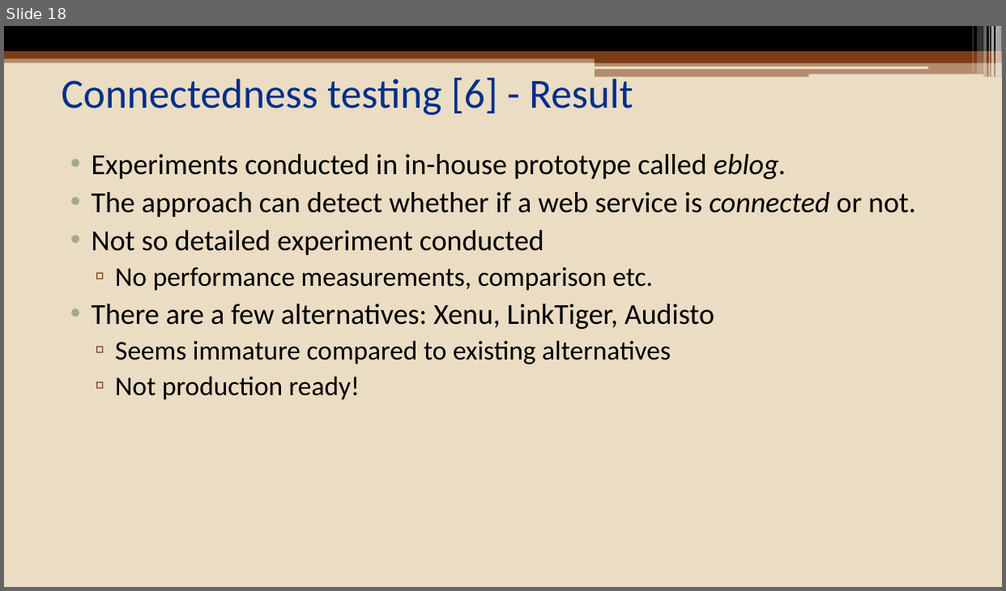
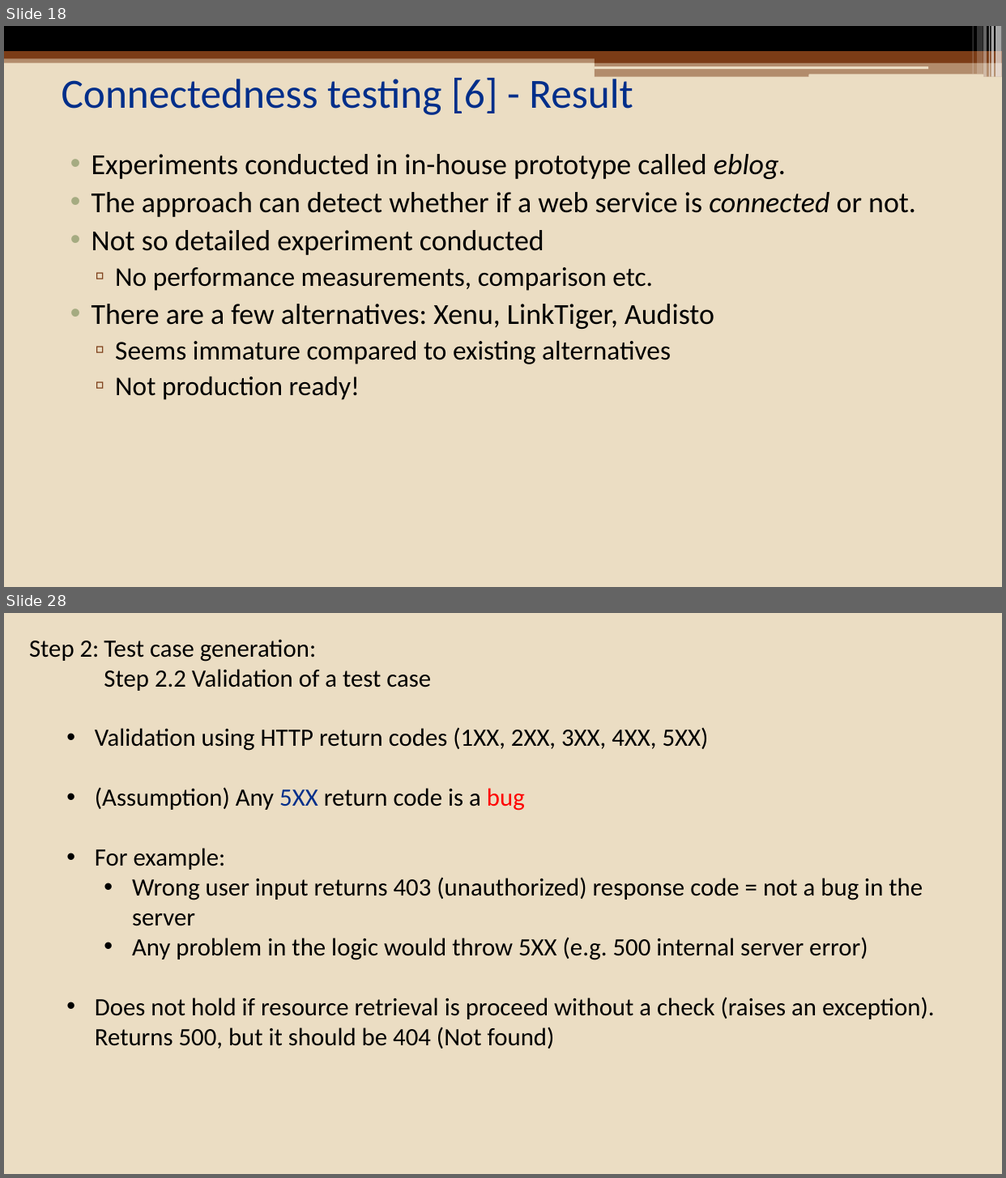
Before and after one commit to eozer/cinco_seminar, a slide deck: presentation/cinco_presentation.pptx. Shown one above the other, each under a label of ours: slide 18 before the commit, slides 18 and 28 after it; the slides between them are not shown. The pictures are 1006x591 and 1006x1178 pixels, drawn with LibreOffice and Linux fonts; fonts in the diff are those of the drawing. Boxes give left, top, right and bottom in pixels: in the first picture for what was removed or moved away, otherwise in the second. Text is boxed around its words. In the diff, an @@ line names an element or a change of style, - is before the commit and + after.

```diff
--- a/presentation/cinco_presentation.pptx
+++ b/presentation/cinco_presentation.pptx
@@ slide 28 added at [4,613,1002,1174], background #EBDDC3 @@
@@ text added at [29,639,935,1049], 24 pt, text #000000 @@
+Step 2: Test case generation:
+Step 2.2 Validation of a test case
+  • Validation using HTTP return codes (1XX, 2XX, 3XX, 4XX, 5XX)
+  • (Assumption) Any 5XX return code is a bug
+  • For example:
+    • Wrong user input returns 403 (unauthorized) response code = not a bug in the server
+    • Any problem in the logic would throw 5XX (e.g. 500 internal server error)
+  • Does not hold if resource retrieval is proceed without a check (raises an exception). Returns 500, but it should be 404 (Not found)
```
Also in this commit, not shown: 6 slides changed, 14 other slides added.
